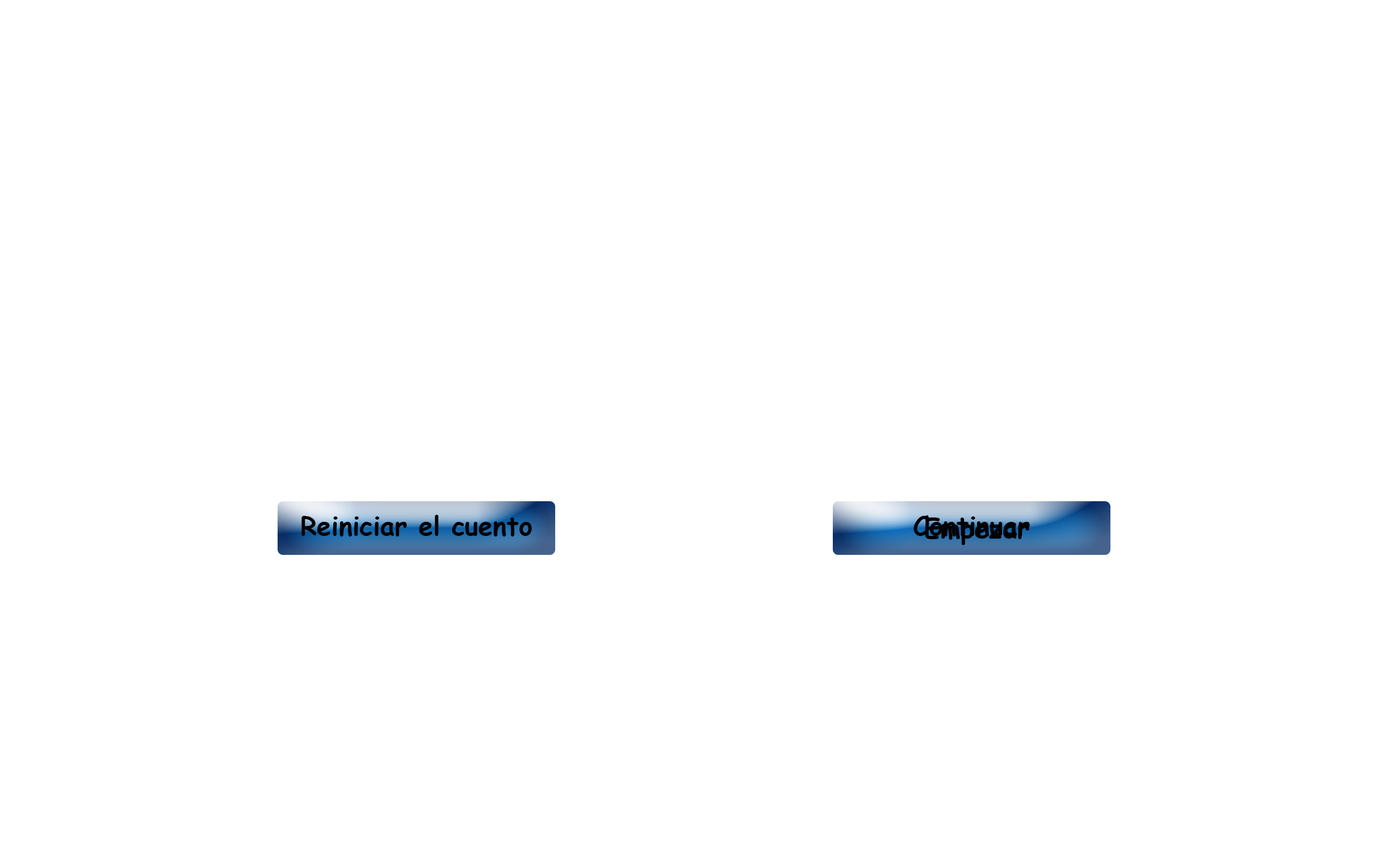
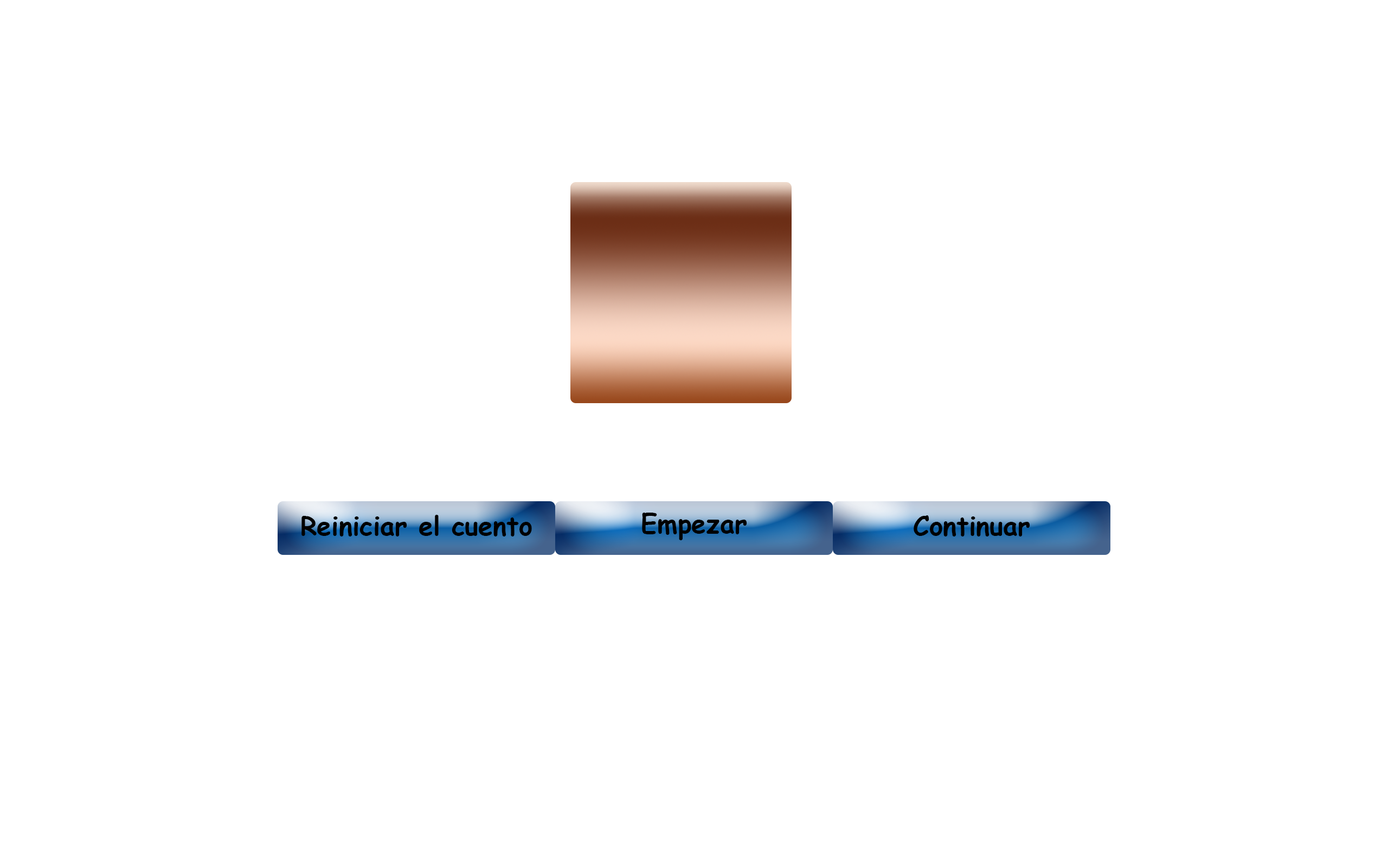
Before/after of a w=1388, h=867 layered artwork. What changed in the layer stack:
painted on "Empezar" over left=641, top=512, right=1030, bottom=546
added layer "Rectangulo_redo" above "btn3" over left=570, top=182, right=792, bottom=404
added layer "btn3" above "btn1" over left=555, top=501, right=833, bottom=556
